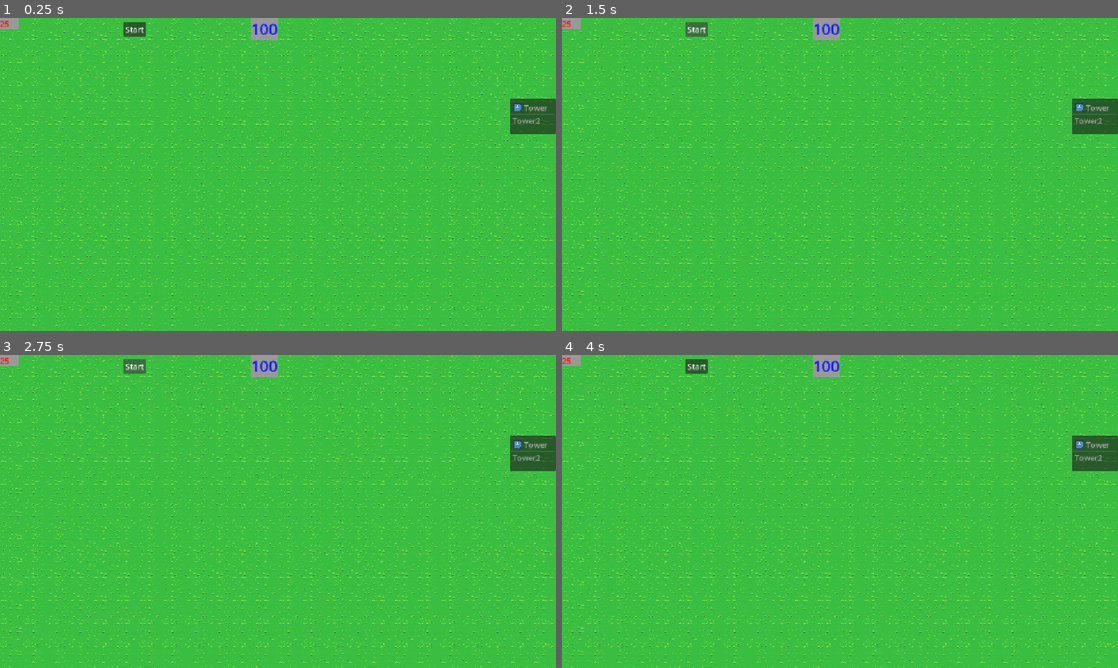
Above: before the commit, frames 1-4 (two rows, left to right).
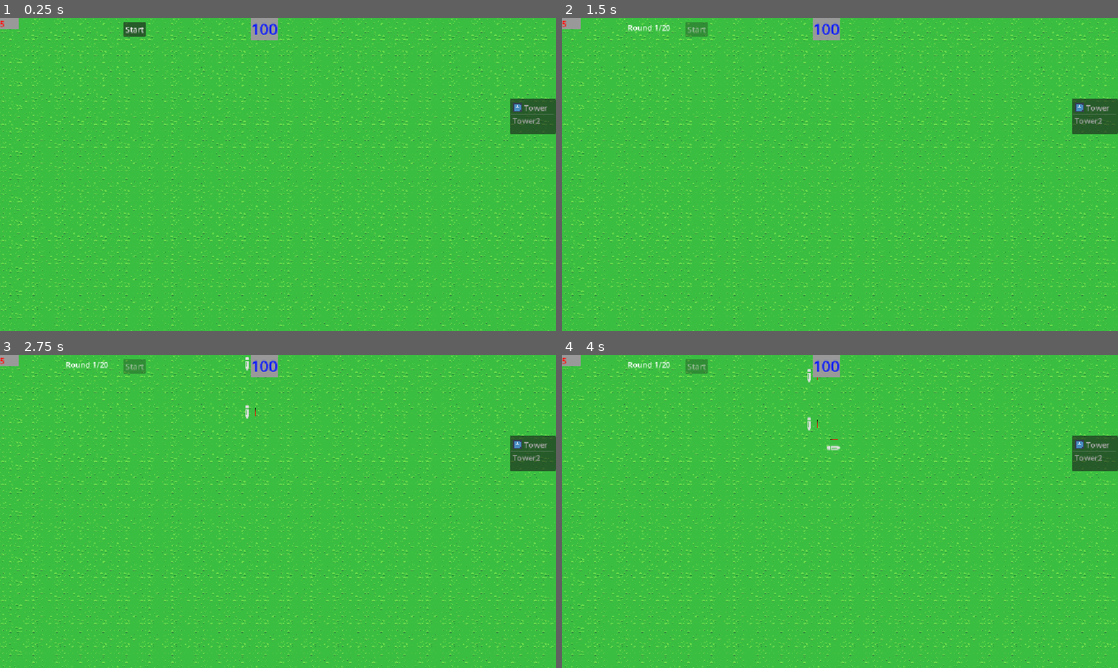
Above: after the commit, the same moments.

Repository: tstover91/Towerdefense
Game: Godot game, scene res://main.tscn
Two runs of this game, one before a commit and one after it. Both use one fixed random seed, a clock stepped at 60 frames per second and the inputs below. The engine's default icon, where the game draws it, is replaced by a stand-in: a white triangle on a blue panel in a dark square.
Inputs (mouse positions are in pixels of both pictures, inside the frame that each line leads up to):
- Up to frame 1 (0.25 s): no input
- Up to frame 2 (1.5 s): click "Start" at 0.5 s; click (695, 30) at 1.25 s, where only the run before the commit has a clickable "Start"
- Up to frame 3 (2.75 s): click (133, 367) at 2 s, where only the run before the commit has a clickable "Start"
- Up to frame 4 (4 s): move the mouse to (962, 495) at 2.77 s; hold Ctrl 2.78-3.5 s; click (962, 495) at 2.92 s; drag from (728, 527) to (812, 574) at 3.52 s

The runs differ from the first frame. In frame 1, less than 0.1% of the frame differs, in the area x 0-2%, y 0-3%; in frame 2, 0.3%; in frame 3, 0.3%; in frame 4, 0.4%, in the area x 0-51%, y 0-31%.

Commit message:
end game screen

Diff:
--- a/main.gd
+++ b/main.gd
@@ -3,7 +3,7 @@
 @export var loop_path: bool = true
 @onready var spawntimer = $SpawnTimer
 @onready var tower_list = $MainUI/ItemList
-var lives : int = 25
+var lives : int = 5
 var tower_scene := preload("res://tower.tscn")
 var place_mode := false
 var build_mode = false
@@ -12,10 +12,17 @@
 var money : int = 100
 var pending_tower_type := ""
 var pending_tower_cost := 0
+var round_number := 0
+var mobs_left_to_spawn := 0
+var mobs_alive := 0
+var round_active := false
+var game_ended := false
+const MAX_ROUNDS := 5
 
 func _ready():
 	update_money()
 	update_lives()
+	spawntimer.timeout.connect(_spawn_mob)
 
 func _process(_delta):
 	if place_mode and tower_to_place:
@@ -45,15 +52,37 @@
 	return false
 
 func _on_startbutton_pressed() -> void:
-	if spawntimer.paused == true :
+	if not game_ended and not round_active:
 		start_round()
 
-
 func start_round() -> void:
+	if round_active or round_number >= MAX_ROUNDS:
+		return
+	round_number += 1
+	update_round_count()
+	mobs_left_to_spawn = 5 + round_number * 2
+	round_active = true
+	$MainUI/startbutton.disabled = true
 	spawntimer.start()
-	spawntimer.timeout.connect(_spawn_mob)
+
+func update_round_count() -> void:
+	$MainUI/roundcount.text = "Round %d/20" % round_number
+
+func end_round() -> void:
+	if game_ended:
+		return
+
+	round_active = false
+
+	if round_number >= MAX_ROUNDS:
+		victory()
+	else:
+		$MainUI/startbutton.disabled = false
 
 func _spawn_mob():
+	if mobs_left_to_spawn <= 0:
+		spawntimer.stop()
+		return
 	var mob = preload("res://mob.tscn").instantiate()
 	mob.mob_killed.connect(_on_mob_killed)
 	mob.reached_end.connect(_on_mob_reached_end)
@@ -62,21 +91,53 @@
 	pf.add_child(mob)
 	pf.loop = false
 	mob.set_path_follow(pf)
+	mobs_left_to_spawn -= 1
+	mobs_alive += 1
+
+	if mobs_left_to_spawn <= 0:
+		spawntimer.stop()
 
 func _on_mob_reached_end(damage: int) -> void:
 	lives -= damage
 	lives = max(lives, 0)
 	update_lives()
+	mob_finished()
 
 	if lives == 0:
-		game_over()
-
-func game_over():
-	@warning_ignore("standalone_expression")
-	null
+		defeat()
+
+func defeat():
+	finish_game("Defeat!\nYou reached round %d." % round_number)
+
+func victory():
+	finish_game("Victory!\nYou completed all %d rounds." % MAX_ROUNDS)
+
+func finish_game(message: String):
+	if game_ended:
+		return
+	game_ended = true
+	round_active = false
+	spawntimer.stop()
+	place_mode = false
+	build_mode = false
+
+	$MainUI/startbutton.disabled = true
+	$MainUI/ItemList.mouse_filter = Control.MOUSE_FILTER_IGNORE
+	$MainUI/endscreen/VBoxContainer/resultlabel.text = message
+	$MainUI/endscreen.visible = true
+
+	for pf in $path.get_children():
+		pf.queue_free()
 
 func _on_mob_killed(reward):
 	add_money(reward)
+	mob_finished()
+
+func mob_finished() -> void:
+	mobs_alive -= 1
+
+	if mobs_left_to_spawn == 0 and mobs_alive == 0:
+		end_round()
 
 func _input(event):
 	if place_mode and event is InputEventMouseButton and event.pressed:
@@ -145,6 +206,10 @@
 
 @warning_ignore("unused_parameter")
 func _on_item_list_item_selected(index: int) -> void:
+	if game_ended:
+		tower_list.deselect_all()
+		return
+
 	var cost := 50  # or based on index later
 
 	if money >= cost and build_mode == false:
@@ -153,3 +218,10 @@
 		start_build_tower()
 	else:
 		tower_list.deselect_all()
+
+
+func _on_restartbutton_pressed() -> void:
+	get_tree().reload_current_scene()
+
+func _on_quitbutton_pressed() -> void:
+	get_tree().quit()
--- a/main.tscn
+++ b/main.tscn
@@ -48,7 +48,6 @@
 curve = SubResource("Curve2D_0xm2m")
 
 [node name="SpawnTimer" type="Timer" parent="." unique_id=125378956]
-wait_time = 3.0
 
 [node name="MainUI" type="CanvasLayer" parent="." unique_id=1125369134]
 
@@ -89,5 +88,37 @@
 offset_bottom = 39.0
 text = "Start"
 
+[node name="roundcount" type="Label" parent="MainUI" unique_id=1111336532]
+offset_left = 136.0
+offset_top = 8.0
+offset_right = 176.0
+offset_bottom = 31.0
+
+[node name="endscreen" type="PanelContainer" parent="MainUI" unique_id=168830448]
+visible = false
+anchors_preset = 15
+anchor_right = 1.0
+anchor_bottom = 1.0
+grow_horizontal = 2
+grow_vertical = 2
+
+[node name="VBoxContainer" type="VBoxContainer" parent="MainUI/endscreen" unique_id=695765716]
+layout_mode = 2
+
+[node name="resultlabel" type="Label" parent="MainUI/endscreen/VBoxContainer" unique_id=90758210]
+layout_mode = 2
+horizontal_alignment = 1
+vertical_alignment = 1
+
+[node name="restartbutton" type="Button" parent="MainUI/endscreen/VBoxContainer" unique_id=1104464151]
+layout_mode = 2
+text = "Restart"
+
+[node name="quitbutton" type="Button" parent="MainUI/endscreen/VBoxContainer" unique_id=887233883]
+layout_mode = 2
+text = "Quit"
+
 [connection signal="item_selected" from="MainUI/ItemList" to="." method="_on_item_list_item_selected"]
 [connection signal="pressed" from="MainUI/startbutton" to="." method="_on_startbutton_pressed"]
+[connection signal="pressed" from="MainUI/endscreen/VBoxContainer/restartbutton" to="." method="_on_restartbutton_pressed"]
+[connection signal="pressed" from="MainUI/endscreen/VBoxContainer/quitbutton" to="." method="_on_quitbutton_pressed"]
